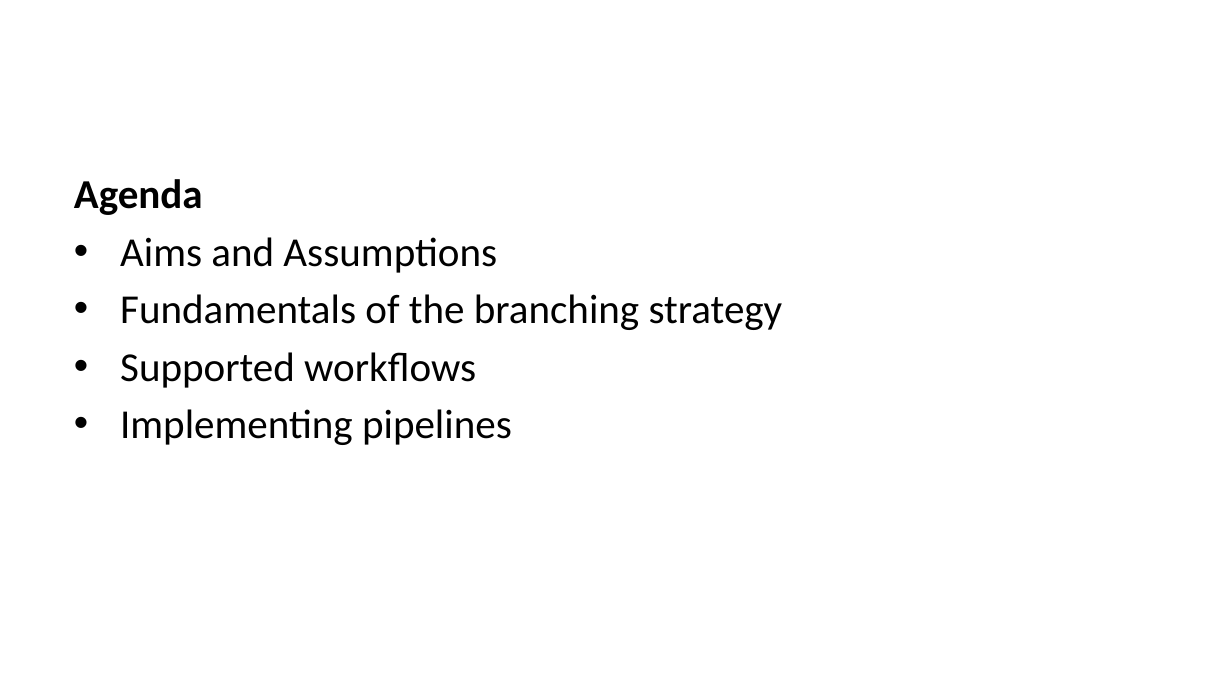
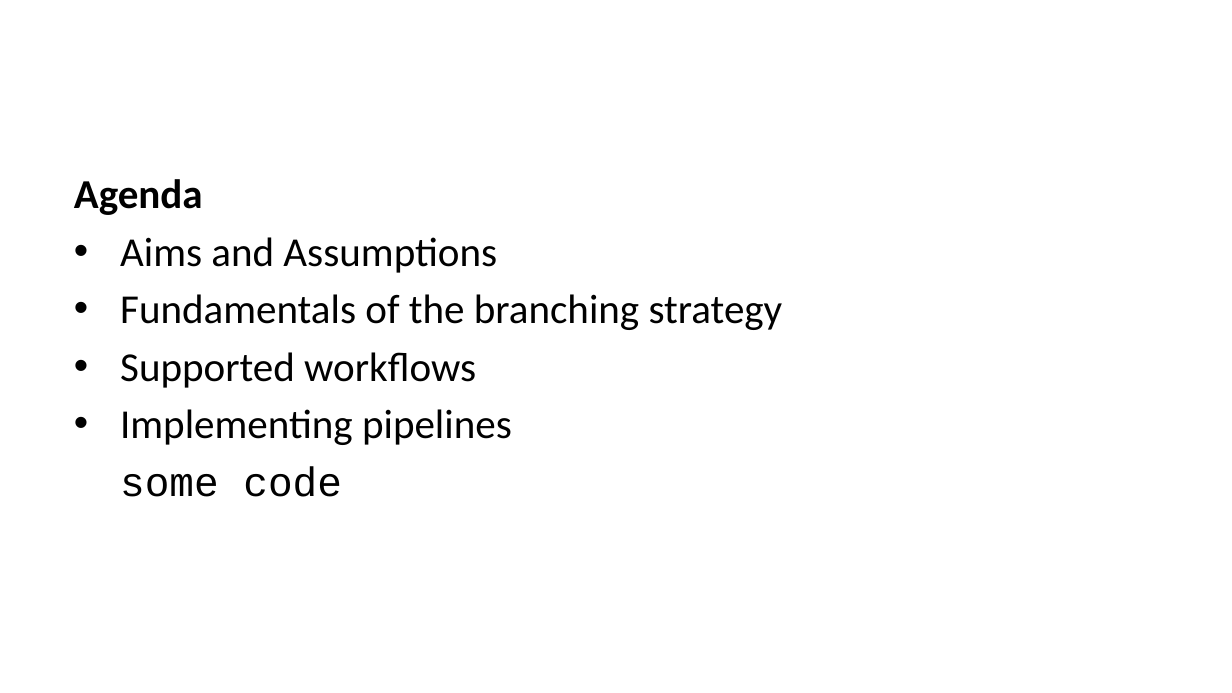
Before and after one commit to ijmitch/ukgse-2024-devops-git, a slide deck: slide 2 of docs/p1.pptx. Drawn at 1232x693 pixels with LibreOffice and Linux fonts; fonts in the diff are those of the drawing. Boxes give left, top, right and bottom in pixels: in the first picture for what was removed or moved away, otherwise in the second. Text is boxed around its words. In the diff, an @@ line names an element or a change of style, - is before the commit and + after.

```diff
--- a/docs/p1.pptx
+++ b/docs/p1.pptx
@@ text at bbox=[120, 466, 342, 497]: paragraph added @@
+some code
```
Also in this commit, not shown: 5 other files.
